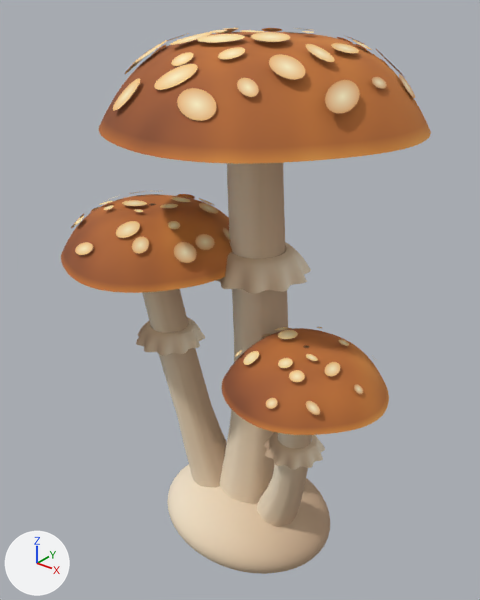
What one commit did to the glTF model public/assets/magic_mushrooms.glb.
Rendered twice from a 50 mm lens placed at (4.16, -5.41, 6.35), pointed at (-0.27, 0.14, 2.91). Arrows for +X, +Y and +Z are at lower left; the lights stay in place. The first picture is the older version. Vertices at exactly the same position are counted once.

In view in the first picture: 'Glow', 'magic_mushrooms'.
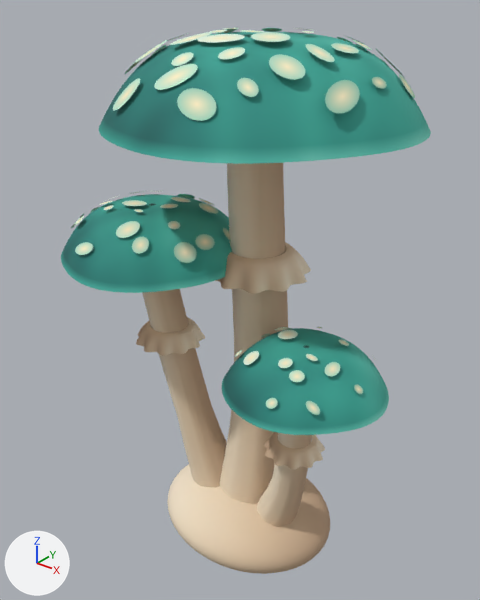
Edits to the scene script, one JSON object a line:
```json
{"block": "me_cap_1_001", "where": "me_cap_1_001.from_pydata(...)  # 8480 vertices, 14442 faces; spans x -2.26..1.93, y -1.54..1.77, z 2.55..5.9"}
{"block": "me_cap_1_001", "where": "# used by ob_glow; location = (0.0, 0.0, 0.0)"}
{"block": "me_cap_1_001", "change": "me_cap_1_001 part 1: 1920 faces centred in x -2.13..1.76, y -1.32..1.62, z 2.75..5.89 are repainted in the vertex colours; the middle colour goes from beige #f6c480 to green #b5e7ce"}
{"block": "me_cap_1", "where": "me_cap_1.from_pydata(...)  # 15101 vertices, 29340 faces; spans x -2.26..1.93, y -1.54..1.77, z -0.42..5.85"}
{"block": "me_cap_1", "where": "# used by ob_magic_mushrooms; location = (0.0, 0.0, 0.0)"}
{"block": "me_cap_1", "change": "me_cap_1 part 2: 22032 kept faces spanning x -2.26..1.93, y -1.54..1.77, z 2.55..5.85 get new vertex colours; the middle colour goes from orange #c17236 to cyan #38a393"}
```

What differs and where, as boxes [x1, y1, x2, y2] in the pictures (480 x 600 px):
```json
{"part": 1, "of": "me_cap_1_001", "change": "recoloured", "before": [71, 28, 415, 415], "after": [71, 28, 415, 415]}
{"part": 2, "of": "me_cap_1", "change": "recoloured", "before": [61, 32, 431, 435], "after": [61, 32, 431, 435], "on screen": "orange to cyan"}
```
